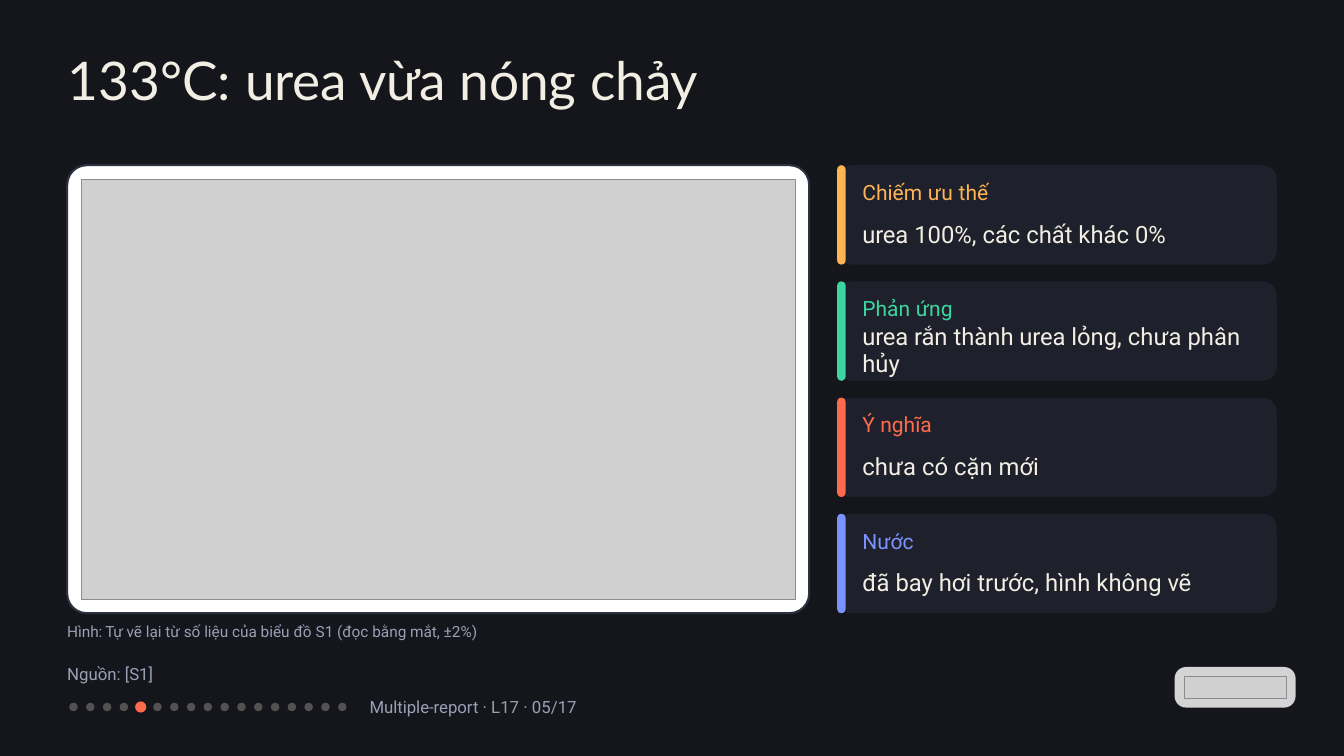
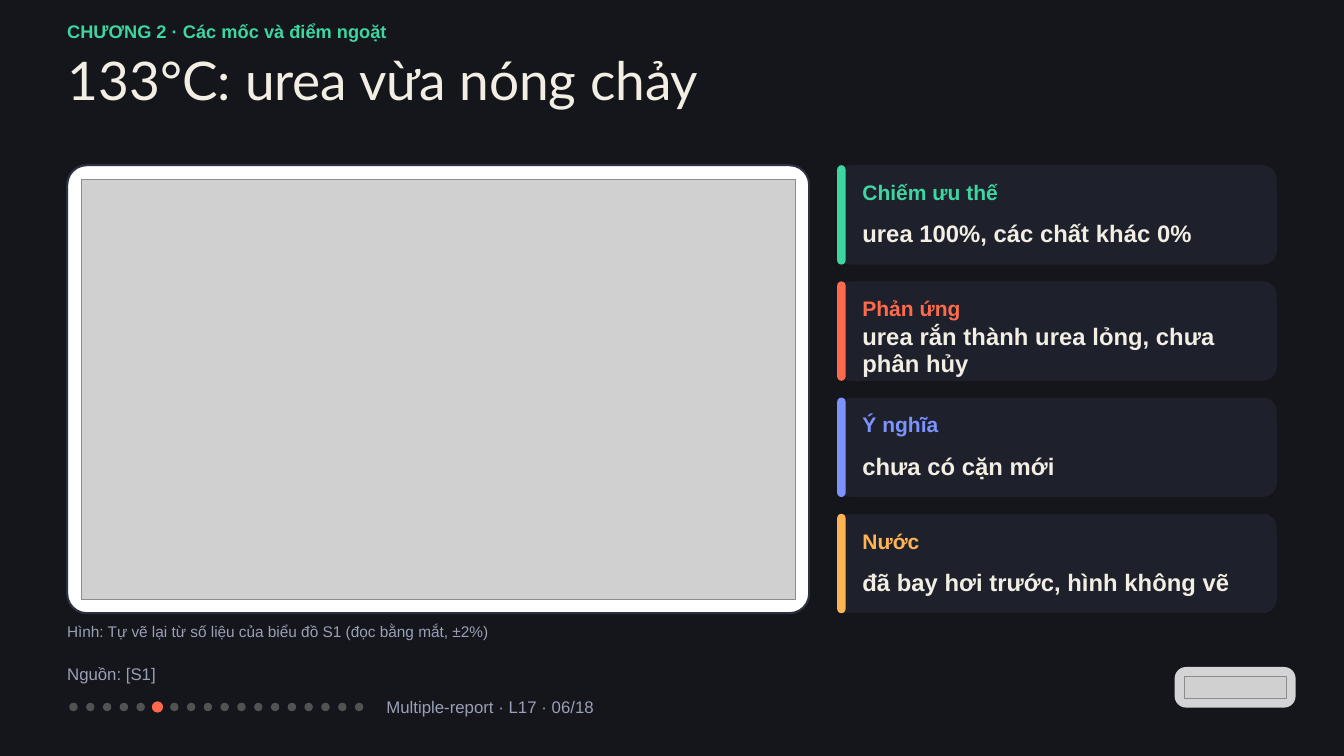
Before and after one commit to vohoailinh90/Multiple-report, a slide deck: slide 6 of lessons/L17/L17.pptx (slide 5 before the commit). Drawn at 1344x756 pixels with LibreOffice and Linux fonts; fonts in the diff are those of the drawing; grey boxes stand for pictures. Boxes give left, top, right and bottom in pixels: in the first picture for what was removed or moved away, otherwise in the second. Text is boxed around its words. In the diff, an @@ line names an element or a change of style, - is before the commit and + after.

```diff
--- a/lessons/L17/L17.pptx
+++ b/lessons/L17/L17.pptx
@@ text added at [67,24,387,42], 19.5 pt, text #3DD6A0, bold @@
+CHƯƠNG 2 · Các mốc và điểm ngoặt
@@ rounded rectangle at [837,165,845,265]: fill #FFB454 to #3DD6A0 @@
@@ text "Chiếm ưu thế" at [862,184,998,200]: font Roboto to Arial, text colour #FFB454 to #3DD6A0, bold on; letter spacing 0.5 to 0 pt in "ưu" @@
@@ text "urea 100%, các chất khác ..." at [862,223,1191,246]: font Roboto to Arial, bold on; letter spacing -0.2 to 0 pt in "urea"; letter spacing -0.1 to 0 pt in "chất" @@
@@ rounded rectangle at [837,282,845,381]: fill #3DD6A0 to #FF6A4D @@
@@ text "Phản ứng" at [862,300,961,321]: font Roboto to Arial, text colour #3DD6A0 to #FF6A4D, bold on; letter spacing 0.3 to 0 pt in "ứng" @@
@@ text "urea rắn thành urea lỏng, ..." at [862,326,1214,377]: font Roboto to Arial, bold on; letter spacing -0.2 to 0 pt in "urea"; letter spacing -0.2 to 0.1 pt in "rắn urea"; letter spacing -0.1 to 0 pt in "lỏng,"; letter spacing 0.1 to 0 pt in "chưa" @@
@@ rounded rectangle at [837,398,845,497]: fill #FF6A4D to #7C93FF @@
@@ text "Ý nghĩa" at [862,416,938,437]: font Roboto to Arial, text colour #FF6A4D to #7C93FF, bold on; letter spacing 0.1 to 0 pt in "Ý" @@
@@ text "chưa có cặn mới" at [862,457,1055,480]: font Roboto to Arial, bold on; letter spacing 0.1 to 0 pt in "chưa" @@
@@ rounded rectangle at [837,514,845,614]: fill #7C93FF to #FFB454 @@
@@ text "Nước" at [862,533,919,549]: font Roboto to Arial, text colour #7C93FF to #FFB454, letter spacing 0.1 to 0 pt, bold on @@
@@ text "đã bay hơi trước, hình ..." at [862,573,1230,596]: font Roboto to Arial, bold on; letter spacing 0.1 to 0 pt in "đã trước,"; letter spacing -0.1 to 0 pt in "bay"; letter spacing -0.2 to 0 pt in "vẽ" @@
@@ text "Hình: Tự vẽ lại từ ..." at [67,625,488,640]: font Roboto to Arial; letter spacing -0.5 to 0 pt in "Tự"; letter spacing 0.1 to 0 pt in "đồ (đọc" @@
@@ text "Nguồn: [S1]" at [67,667,156,684]: font Roboto to Arial @@
@@ ellipse: place and size @@
-ellipse at [153,703,161,711]
+ellipse at [136,703,144,711]
@@ ellipse: place and size @@
-ellipse at [135,702,146,713]
+ellipse at [152,702,163,713]
@@ ellipse added at [355,703,363,711], fill #F3EEE3 at 28% opacity @@
@@ text at [386,701,594,717]: text changed; font Roboto to Arial @@
-Multiple-report · L17 · 05/17
+Multiple-report · L17 · 06/18
```
Also in this commit, not shown: 16 other slides changed, 1 slide added, 1 other file.
